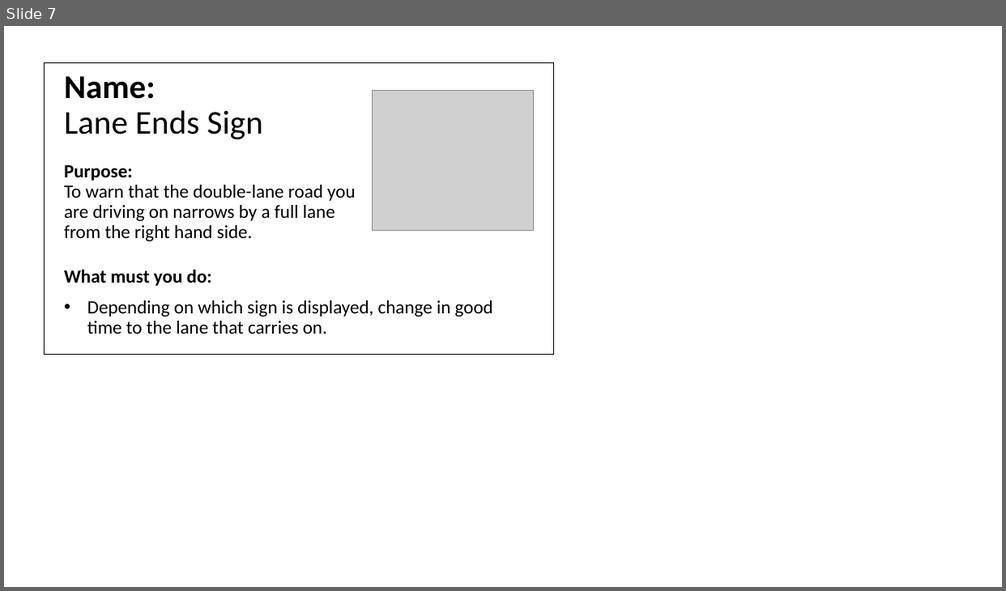
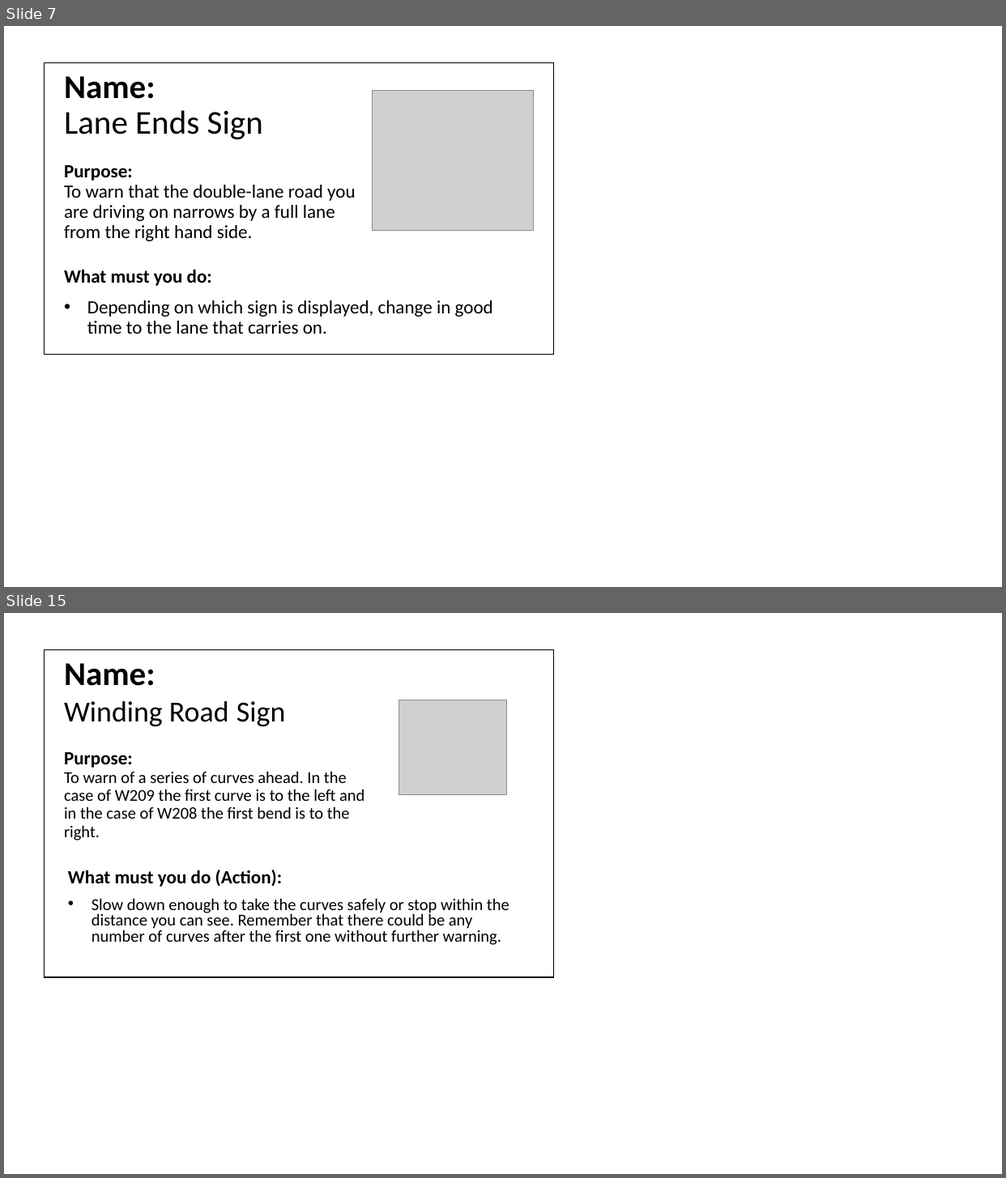
Before and after one commit to MosheRasetsoke/TrafficBot, a slide deck: images/ActualImages/Road Traffic Signs, Signals and Markings.pptx. Shown one above the other, each under a label of ours: slide 7 before the commit, slides 7 and 15 after it; the slides between them are not shown. The pictures are 1006x591 and 1006x1178 pixels, drawn with LibreOffice and Linux fonts; fonts in the diff are those of the drawing; grey boxes stand for pictures. Boxes give left, top, right and bottom in pixels: in the first picture for what was removed or moved away, otherwise in the second. Text is boxed around its words. In the diff, an @@ line names an element or a change of style, - is before the commit and + after.

```diff
--- a/images/ActualImages/Road Traffic Signs, Signals and Markings.pptx
+++ b/images/ActualImages/Road Traffic Signs, Signals and Markings.pptx
@@ slide 15 added at [4, 613, 1002, 1174], background #FFFFFF @@
@@ table added at [44, 649, 554, 977], 1 rows, 1 columns @@
+
@@ title added at [64, 663, 364, 841], 16 pt, text #000000 @@
+Name:
+Winding Road Sign
+Purpose:
+To warn of a series of curves ahead. In the case of W209 the first curve is to the left and in the case of W208 the first bend is to the right.
@@ picture added at [399, 700, 507, 795] @@
@@ text added at [68, 870, 509, 945], 16 pt, text #000000 @@
+What must you do (Action):
+• Slow down enough to take the curves safely or stop within the distance you can see. Remember that there could be any number of curves after the first one without further warning.
```
Also in this commit, not shown: 22 other slides added, 50 other files.
